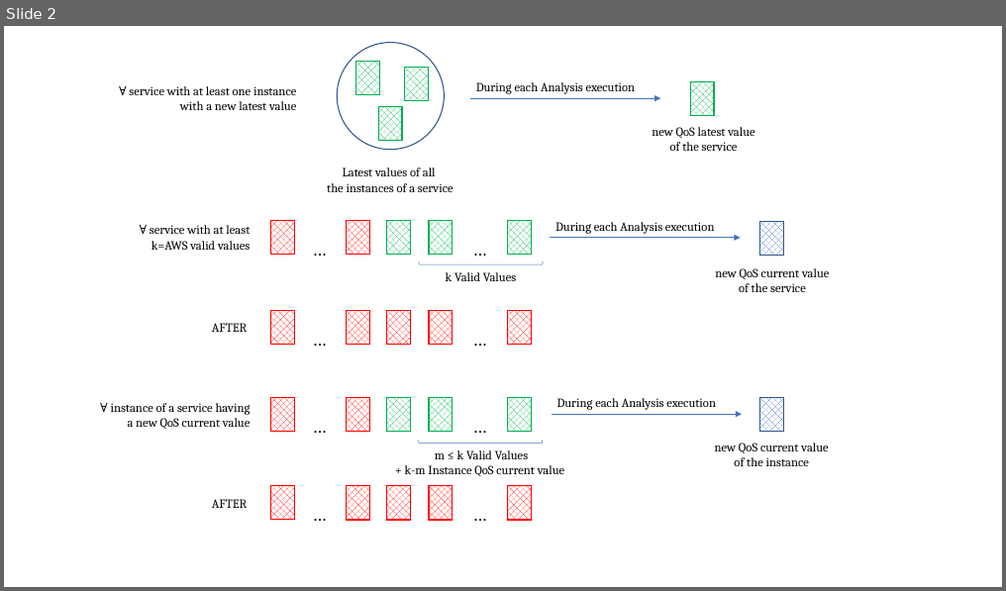
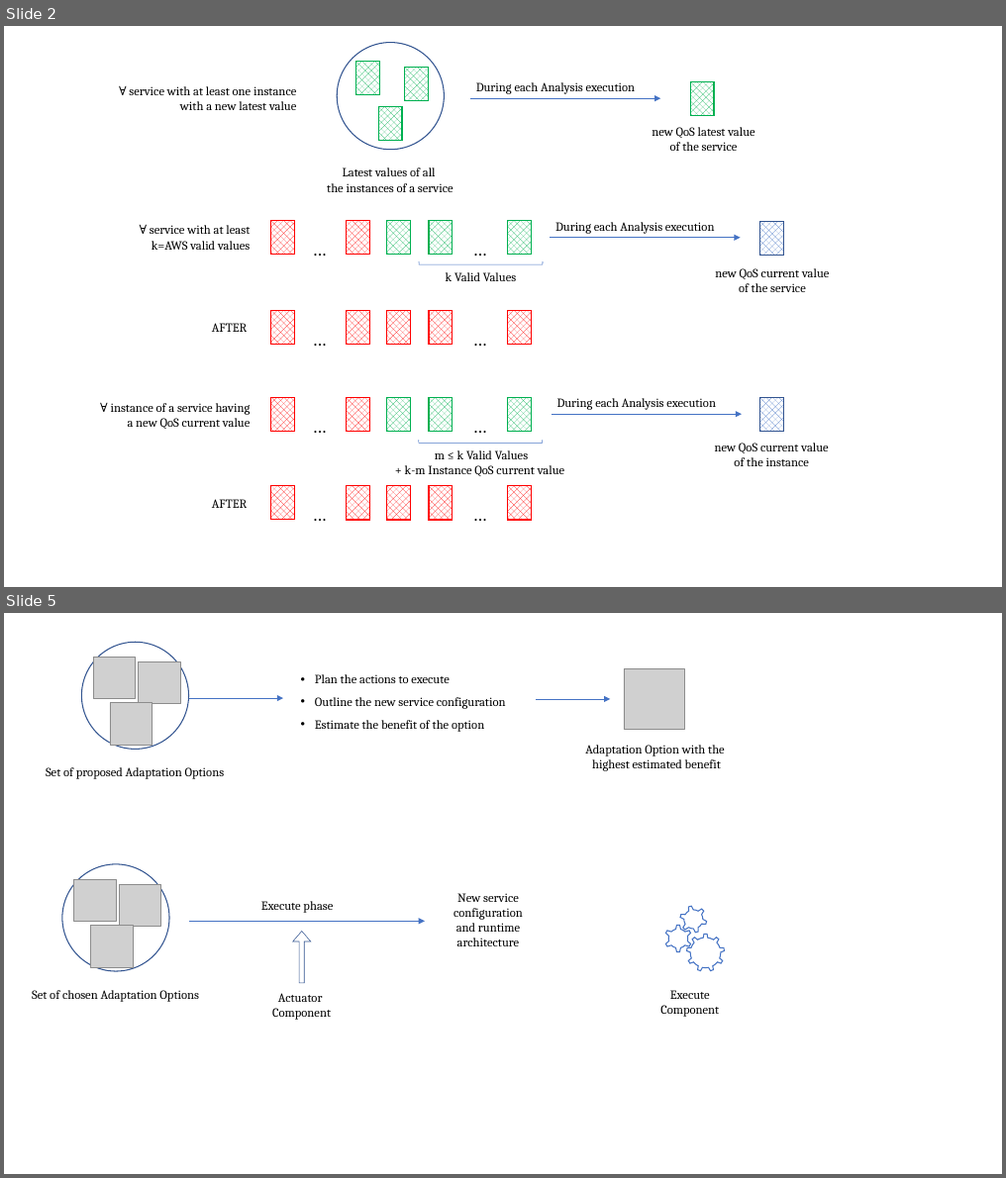
Before and after one commit to ramses-sas/ramses-sefa-SAS, a slide deck: documents/Managing System/MetricsAndQoS/MetricsAndQoS copia.pptx. Shown one above the other, each under a label of ours: slide 2 before the commit, slides 2 and 5 after it; the slides between them are not shown. The pictures are 1006x591 and 1006x1178 pixels, drawn with LibreOffice and Linux fonts; fonts in the diff are those of the drawing; grey boxes stand for pictures. Boxes give left, top, right and bottom in pixels: in the first picture for what was removed or moved away, otherwise in the second. Text is boxed around its words. In the diff, an @@ line names an element or a change of style, - is before the commit and + after.

```diff
--- a/documents/Managing System/MetricsAndQoS/MetricsAndQoS copia.pptx
+++ b/documents/Managing System/MetricsAndQoS/MetricsAndQoS copia.pptx
@@ slide 5 added at (4,613,1002,1174), background #FFFFFF @@
@@ ellipse added at (82,642,189,750), fill #FFFFFF, outline #325491 1 pt @@
@@ picture added at (93,658,135,699) @@
@@ picture added at (138,662,180,703) @@
@@ picture added at (624,669,684,730) @@
@@ arrow added from (189, 698) to (283, 698), #4472C4 0.5 pt @@
@@ text added at (315,674,506,732), 12 pt, text #000000 @@
+• Plan the actions to execute
+• Outline the new service configuration
+• Estimate the benefit of the option
@@ arrow added from (537, 699) to (611, 699), #4472C4 0.5 pt @@
@@ picture added at (110,703,152,745) @@
@@ text added at (585,745,725,771), 12 pt, text #000000 @@
+Adaptation Option with the
+highest estimated benefit
@@ text added at (46,767,225,779), 12 pt, text #000000 @@
+Set of proposed Adaptation Options
@@ ellipse added at (62,864,169,971), fill #FFFFFF, outline #325491 1 pt @@
@@ picture added at (73,879,116,922) @@
@@ picture added at (119,884,161,926) @@
@@ text added at (261,901,333,913), 12 pt, text #000000 @@
+Execute phase
@@ text added at (453,893,523,947), 12 pt, text #000000 @@
+New service configuration and runtime architecture
@@ gear added at (677,903,710,936), outline #4472C4 1 pt @@
@@ picture added at (91,925,133,967) @@
@@ arrow added from (190, 922) to (425, 922), #4472C4 0.5 pt @@
@@ up arrow added at (293,931,311,983), outline #325491 0.5 pt @@
@@ gear added at (664,925,692,953), outline #4472C4 1 pt @@
@@ gear added at (687,934,725,972), outline #4472C4 1 pt @@
@@ text added at (32,990,199,1002), 12 pt, text #000000 @@
+Set of chosen Adaptation Options
@@ text added at (272,993,331,1020), 12 pt, text #000000 @@
+Actuator
+Component
@@ text added at (660,990,719,1017), 12 pt, text #000000 @@
+Execute Component
```
Also in this commit, not shown: 1 slide changed, 2 other slides added, 5 other files.
